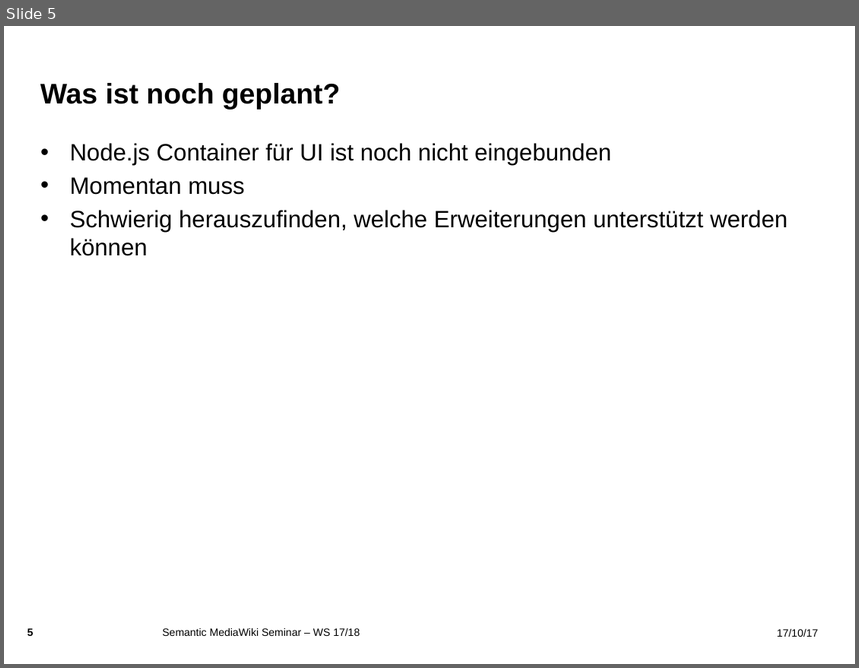
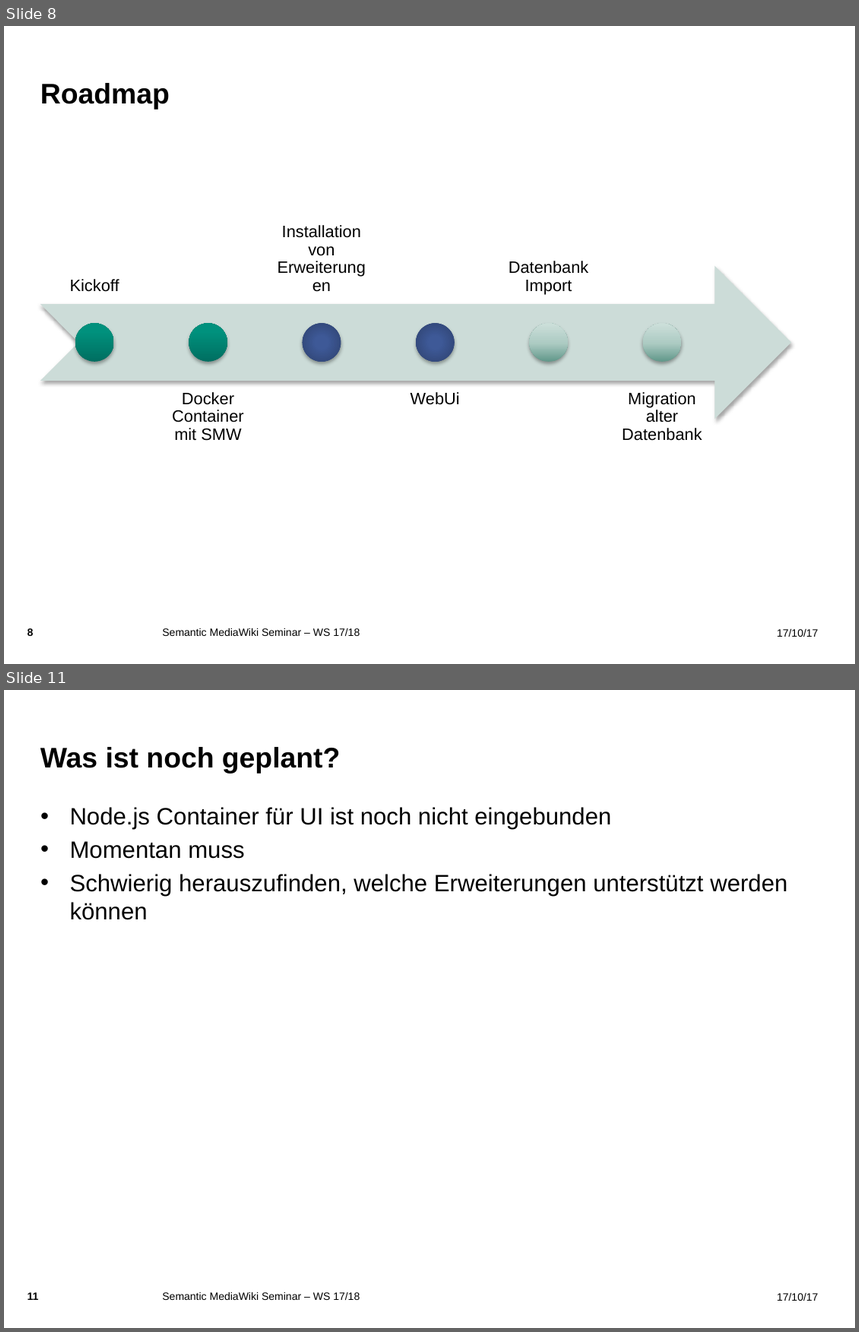
Before and after one commit to RaphaelManke/smw-docker, a slide deck: Zwischenpräsentation.pptx. Shown one above the other, each under a label of ours: slide 5 before the commit, slides 8 and 11 after it; the slides between them are not shown. The pictures are 859x668 and 859x1332 pixels, drawn with LibreOffice and Linux fonts; fonts in the diff are those of the drawing; background and template pictures are left out. Boxes give left, top, right and bottom in pixels: in the first picture for what was removed or moved away, otherwise in the second. Text is boxed around its words. In the diff, an @@ line names an element or a change of style, - is before the commit and + after.

```diff
--- a/Zwischenpräsentation.pptx
+++ b/Zwischenpräsentation.pptx
@@ slide 8 added at bbox=[4, 26, 855, 664], background picture (left out); not listed: 2 template elements that a slide beside it also shows @@
@@ title added at bbox=[40, 83, 170, 109], 24 pt, text #000000, bold @@
+Roadmap
@@ group added at bbox=[40, 225, 792, 441]: 6 texts, 6 ellipses, 1 notched right arrow @@
+Kickoff
+Docker Container mit SMW
+Installation von Erweiterungen
+WebUi
+Datenbank Import
+Migration alter Datenbank
@@ text added at bbox=[162, 629, 360, 636], 9 pt, text #000000 @@
+Semantic MediaWiki Seminar – WS 17/18
@@ what was slide 5 is now slide 11 @@
@@ page number at bbox=[28, 1293, 39, 1300]: text changed @@
-5
+11
```
Also in this commit, not shown: 2 slides changed, 5 other slides added.
